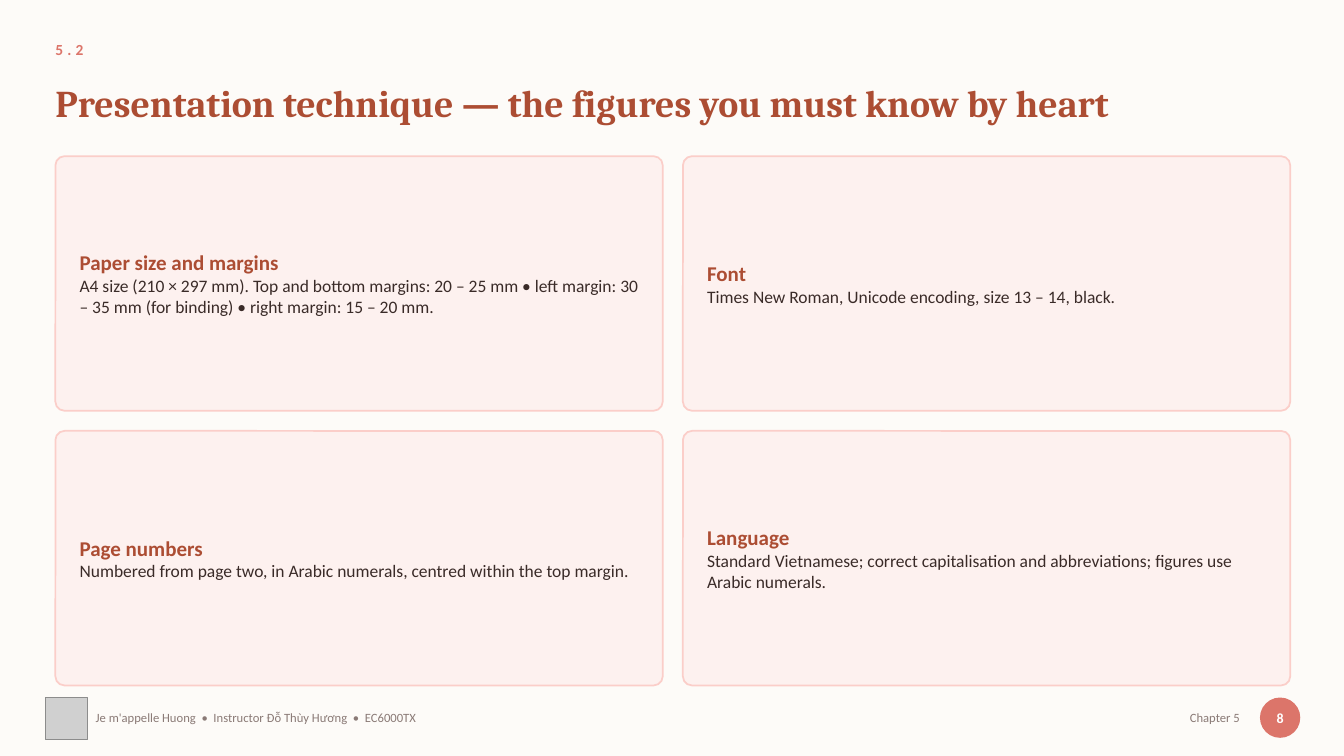
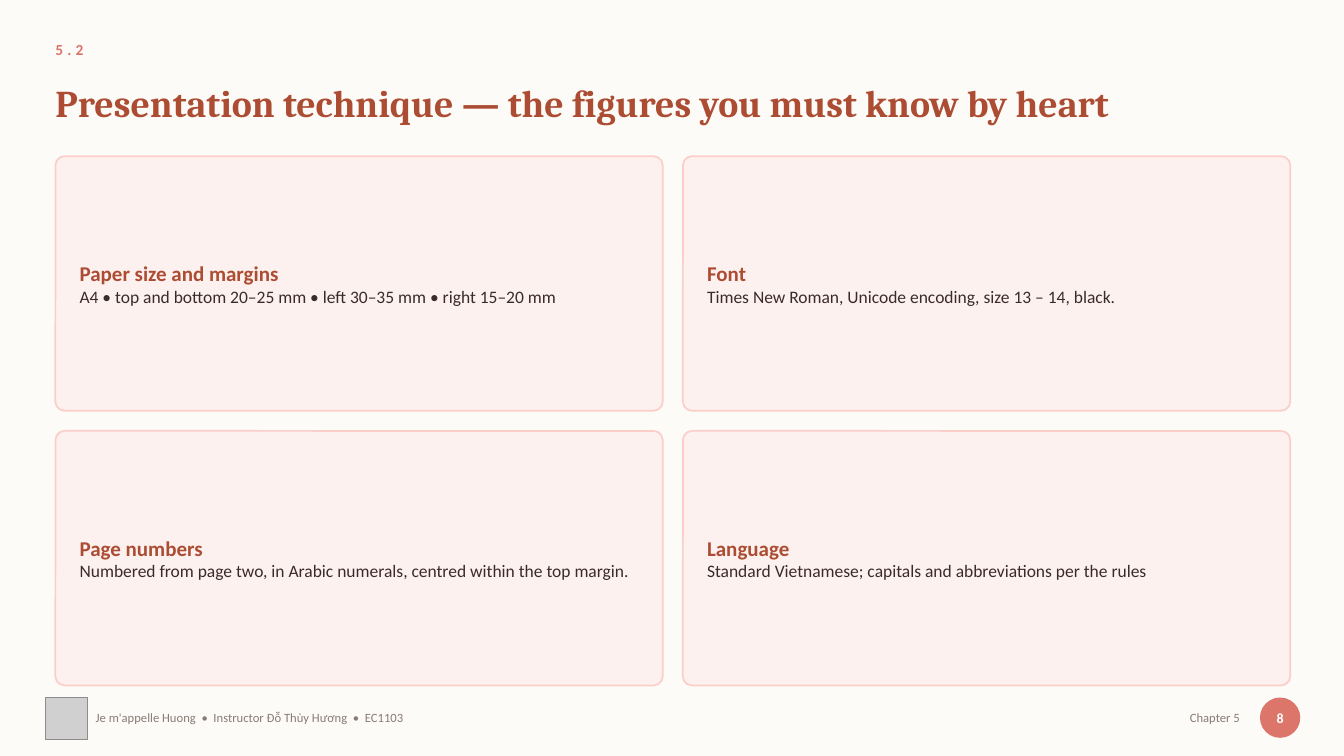
Before and after one commit to thuyhuongctu/ComDraft, a slide deck: slide 9 of slides/05-soan-thao-van-ban.en.pptx. Drawn at 1344x756 pixels with LibreOffice and Linux fonts; fonts in the diff are those of the drawing; grey boxes stand for pictures. Boxes give left, top, right and bottom in pixels: in the first picture for what was removed or moved away, otherwise in the second. Text is boxed around its words. In the diff, an @@ line names an element or a change of style, - is before the commit and + after.

```diff
--- a/slides/05-soan-thao-van-ban.en.pptx
+++ b/slides/05-soan-thao-van-ban.en.pptx
@@ text at (x1=80, y1=291, x2=556, y2=306): text changed @@
-A4 size (210 × 297 mm). Top and bottom margins: 20 – 25 mm • left margin: 30 – 35 mm (for binding) • right margin: 15 – 20 mm.
+A4 • top and bottom 20–25 mm • left 30–35 mm • right 15–20 mm
@@ text at (x1=707, y1=565, x2=1147, y2=580): text changed @@
-Standard Vietnamese; correct capitalisation and abbreviations; figures use Arabic numerals.
+Standard Vietnamese; capitals and abbreviations per the rules
@@ text at (x1=96, y1=712, x2=403, y2=724): text changed @@
-Je m'appelle Huong • Instructor Đỗ Thùy Hương • EC6000TX
+Je m'appelle Huong • Instructor Đỗ Thùy Hương • EC1103
```
Also in this commit, not shown: 20 other slides changed, 42 other files.
